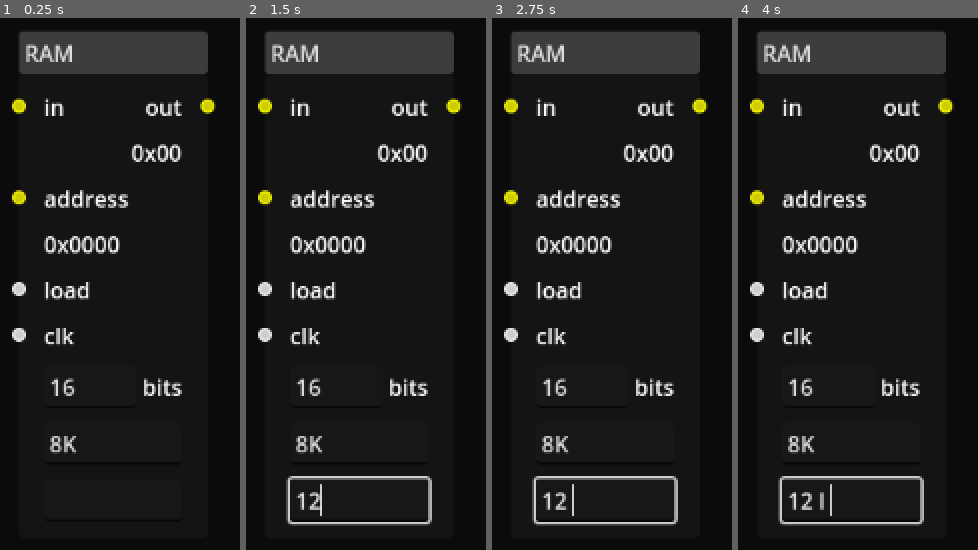
Above: before the commit, frames 1-4 (left to right).
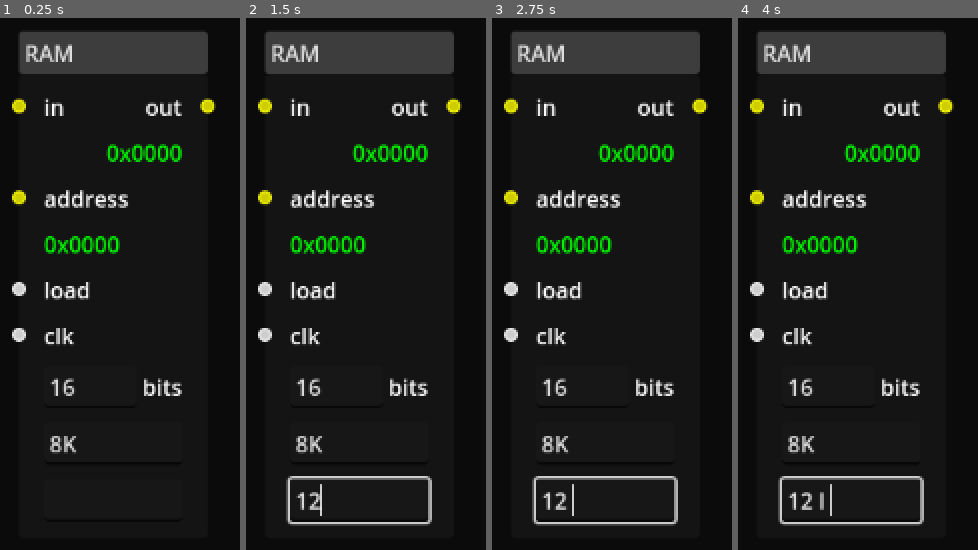
Above: after the commit, the same moments.

Repository: andrew-wilkes/logic-simulator-2
Game: Godot game, scene res://parts/RAM.tscn
The game is run twice, just before and just after one commit, with the same random seed, the same clock (stepped at 60 frames per second) and the same inputs. This scene is started directly instead of the project's main scene.
Inputs (mouse positions are in pixels of both pictures, inside the frame that each line leads up to):
- Up to frame 1 (0.25 s): no input
- Up to frame 2 (1.5 s): click (358, 502) at 0.52 s; type "12" at 0.6 s; tap Enter at 1.25 s; drag from (358, 284) to (outside the picture) at 1.27 s
- Up to frame 3 (2.75 s): tap Space at 2 s; drag from (outside the picture) to (outside the picture) at 2.02 s
- Up to frame 4 (4 s): tap Enter at 2.75 s; move the mouse to (outside the picture) at 2.77 s; tap L at 2.85 s; tap Space at 3.5 s; drag from (outside the picture) to (outside the picture) at 3.52 s

The runs differ from the first frame. In frame 1, 1.5% of the frame differs, in the area x 18-76%, y 23-45%; in frame 2, 1.5%; in frame 3, 1.5%; in frame 4, 1.5%.

Commit message:
Add turbo mode to clock

Diff:
--- a/src/classes/base_memory.gd
+++ b/src/classes/base_memory.gd
@@ -6,6 +6,7 @@
 var probes = []
 var max_value = 0
 var mem_size = 0
+var current_address := 0
 
 func update_probes():
 	for probe in probes:
--- a/src/classes/part.gd
+++ b/src/classes/part.gd
@@ -32,6 +32,7 @@
 var connections = [] # Used to store a sorted list of output connections
 var pins = {} # [port]: level / value
 var change_notification_timer: Timer
+var display_update_timer: Timer
 
 func get_dict():
 	return {
--- a/src/parts/BusDisplay.gd
+++ b/src/parts/BusDisplay.gd
@@ -4,7 +4,7 @@
 
 enum { HEX, DEC, BIN, MAP }
 
-var value = 0
+var value := 0
 
 func _init():
 	super()
@@ -15,6 +15,11 @@
 
 
 func _ready():
+	if show_display:
+		display_update_timer = Timer.new()
+		get_child(-1).add_child(display_update_timer)
+		display_update_timer.timeout.connect(update_display)
+		display_update_timer.start(0.1)
 	set_mode_text()
 	for n in data.num_digits - 1:
 		add_digit()
@@ -29,14 +34,14 @@
 func _on_mode_button_pressed():
 	data.mode = (int(data.mode) + 1) % 4
 	set_mode_text()
-	set_digits(value)
+	set_digits()
 	changed()
 
 
 func _on_add_button_pressed():
 	add_digit()
 	data.num_digits += 1
-	set_digits(value)
+	set_digits()
 	changed()
 
 
@@ -47,7 +52,7 @@
 		changed()
 		# Shrink the width of the node after the digit was removed
 		await get_tree().create_timer(0.1).timeout
-		set_digits(value)
+		set_digits()
 		size.x = 0
 
 
@@ -68,16 +73,15 @@
 		$HB.get_child(idx).material.set_shader_parameter("dp", on)
 
 
-func evaluate_bus_output_value(port, _value):
-	value = int(_value)
+func evaluate_bus_output_value(port: int, _value: int):
 	if port == 0:
-		set_digits(value)
+		value = _value
 	if port == 1:
-		data.dp_position = value
-		set_dp()
-
-
-func set_digits(n):
+		data.dp_position = _value
+
+
+func set_digits():
+	var n = value
 	# Assume that negative numbers are 16 bits
 	if n < 0:
 		n = 65536 + n
@@ -216,3 +220,8 @@
 		return codes[16 + n]
 	if n < 16:
 		return codes[23 + n]
+
+
+func update_display():
+		set_digits()
+		set_dp()
--- a/src/parts/Clock.gd
+++ b/src/parts/Clock.gd
@@ -7,10 +7,20 @@
 var race_counter_reset_counter: = 0
 var cycles := 0
 var cycle_limit := 0
+var turbo_off = true
 
 func _init():
 	category = UTILITY
 	order = 88
+
+
+func _ready():
+	super()
+	if show_display:
+		display_update_timer = Timer.new()
+		get_child(-1).add_child(display_update_timer)
+		display_update_timer.timeout.connect(update_cycle_count)
+		display_update_timer.start(0.1)
 
 
 func _on_rate_value_changed(value):
@@ -67,8 +77,7 @@
 
 
 func update_cycle_count():
-	if cycles > 0:
-		%CycleCount.text = str(cycles)
+	%CycleCount.text = str(cycles)
 
 
 func update_clock_output(level):
@@ -97,9 +106,28 @@
 
 func reset_cycle_count():
 	cycles = 0
-	%CycleCount.text = str(0)
 
 
 func _on_cycle_limit_value_changed(value):
 	cycle_limit = int(value)
 	reset_cycle_count()
+
+
+func _on_turbo_button_toggled(toggled_on):
+	if toggled_on:
+		turbo_off = false
+		controller.thread.start(fast_clock, Thread.PRIORITY_NORMAL)
+	else:
+		turbo_off = true
+		controller.thread.wait_to_finish()
+
+
+func fast_clock():
+	var level = true
+	while not turbo_off:
+		controller.reset_race_counters()
+		controller.output_level_changed_handler(self, OUT, level)
+		level = !level
+		controller.reset_race_counters()
+		controller.output_level_changed_handler(self, 2, level)
+		cycles += 1
--- a/src/parts/Clock.tscn
+++ b/src/parts/Clock.tscn
@@ -97,8 +97,17 @@
 layout_mode = 2
 text = "reset"
 
-[node name="Label2" type="Label" parent="."]
+[node name="HB3" type="HBoxContainer" parent="."]
 layout_mode = 2
+
+[node name="TurboButton" type="Button" parent="HB3"]
+layout_mode = 2
+toggle_mode = true
+text = "Turbo"
+
+[node name="Label2" type="Label" parent="HB3"]
+layout_mode = 2
+size_flags_horizontal = 3
 text = "inv"
 horizontal_alignment = 2
 
@@ -150,6 +159,7 @@
 [connection signal="button_down" from="HB2/ResetButton" to="." method="_on_reset_button_button_down"]
 [connection signal="button_up" from="HB2/ResetButton" to="." method="_on_reset_button_button_up"]
 [connection signal="toggled" from="HB2/ResetButton" to="." method="_on_reset_button_toggled"]
+[connection signal="toggled" from="HB3/TurboButton" to="." method="_on_turbo_button_toggled"]
 [connection signal="value_changed" from="Rate" to="." method="_on_rate_value_changed"]
 [connection signal="pressed" from="VB/HB/ResetCycleCount" to="." method="_on_reset_cycle_count_pressed"]
 [connection signal="value_changed" from="VB/CycleLimit" to="." method="_on_cycle_limit_value_changed"]
--- a/src/parts/Display.gd
+++ b/src/parts/Display.gd
@@ -1,6 +1,9 @@
 class_name Display
 
 extends Part
+
+var ports = [ false, false, false, false, false, false, false, false ]
+var previous_ports
 
 func _init():
 	order = 80
@@ -14,12 +17,26 @@
 
 func _ready():
 	super()
+	if show_display:
+		display_update_timer = Timer.new()
+		get_child(-1).add_child(display_update_timer)
+		display_update_timer.timeout.connect(update_segments)
+		display_update_timer.start()
+	previous_ports = ports.duplicate()
 	set_color(data.color_index)
 	%Hue.set_value_no_signal(data.color_index)
 
 
 func evaluate_output_level(port, level):
-	%Segments.material.set_shader_parameter(["a","b","c","d","e","f","g","dp"][port], level)
+	ports[port] = level
+
+
+func update_segments():
+	var idx = 0
+	for level in ports:
+		if previous_ports[idx] != level:
+			%Segments.material.set_shader_parameter(["a","b","c","d","e","f","g","dp"][idx], level)
+	previous_ports = ports.duplicate()
 
 
 func _on_hue_value_changed(value):
--- a/src/parts/IO.gd
+++ b/src/parts/IO.gd
@@ -28,6 +28,11 @@
 
 func _ready():
 	super()
+	if show_display:
+		display_update_timer = Timer.new()
+		get_child(-1).add_child(display_update_timer)
+		display_update_timer.timeout.connect(update_display)
+		display_update_timer.start(0.1)
 	if get_parent().name == "root":
 		test_set_pins() # Done visually when running the scene.
 
@@ -118,8 +123,6 @@
 	# A speed optimization could be to not call this unless there are wire connections.
 	if update_levels:
 		update_output_levels_from_value(value)
-	if show_display:
-		$Value.display_value(value, true, true)
 	current_value = value
 
 
@@ -144,3 +147,7 @@
 	pins = { [RIGHT, OUT]: 0 }
 	for n in data.num_wires:
 		pins[[RIGHT, n + 1]] = false
+
+
+func update_display():
+	$Value.display_value(current_value, true, true)
--- a/src/parts/MemoryProbe.gd
+++ b/src/parts/MemoryProbe.gd
@@ -4,6 +4,7 @@
 
 # This needs to be set when connecting to this part
 var memory: Part
+var current_value = 0
 
 func _init():
 	category = UTILITY
@@ -13,6 +14,11 @@
 
 func _ready():
 	super()
+	if show_display:
+		display_update_timer = Timer.new()
+		get_child(-1).add_child(display_update_timer)
+		display_update_timer.timeout.connect(display_data)
+		display_update_timer.start(0.1)
 	%Address.display_value(data.address, false, false)
 
 
@@ -31,14 +37,12 @@
 
 # Called from Memory part when the values change
 func update_data():
-	var value = fetch_data()
-	if show_display:
-		display_data(value)
-	update_output_value(OUT, value)
+	current_value = fetch_data()
+	update_output_value(OUT, current_value)
 
 
-func display_data(value):
-	%Data.text = get_display_hex_value(value)
+func display_data():
+	%Data.text = get_display_hex_value(current_value)
 
 
 func _on_address_value_changed(value):
--- a/src/parts/PC.gd
+++ b/src/parts/PC.gd
@@ -15,6 +15,10 @@
 	super()
 	if show_display:
 		%Bits.text = str(data.bits)
+		display_update_timer = Timer.new()
+		get_child(-1).add_child(display_update_timer)
+		display_update_timer.timeout.connect(update_display)
+		display_update_timer.start(0.1)
 	reset()
 
 
@@ -47,8 +51,6 @@
 func reset():
 	super()
 	value = 0
-	if show_display:
-		$Value.text = get_display_hex_value(value)
 
 
 func setup_instance():
@@ -66,5 +68,7 @@
 	# Stop memory address from being exceeded
 	if value >= wrap_value:
 		value = wrapi(value, 0, wrap_value)
-	if show_display:
-		$Value.text = get_display_hex_value(value)
+
+
+func update_display():
+	$Value.text = get_display_hex_value(value)
--- a/src/parts/RAM.gd
+++ b/src/parts/RAM.gd
@@ -11,6 +11,11 @@
 
 func _ready():
 	super()
+	if show_display:
+		display_update_timer = Timer.new()
+		get_child(-1).add_child(display_update_timer)
+		display_update_timer.timeout.connect(update_display)
+		display_update_timer.start(0.1)
 	set_max_value()
 	update()
 
@@ -33,16 +38,15 @@
 
 func evaluate_output_level(port, level):
 	if port == 3: # clk edge
-		var address = get_address()
+		current_address = get_address()
 		if level:
 			var ld = pins.get([LEFT, 2], false)
 			if ld:
 				var value = pins.get([LEFT, 0], 0)
-				update_value(value, address)
+				update_value(value, current_address)
 				update_probes()
 		else:
-			show_data(values[address])
-			update_output_value(OUT, values[address])
+			update_output_value(OUT, values[current_address])
 
 
 func get_address():
@@ -55,19 +59,8 @@
 
 func evaluate_bus_output_value(port, value: int):
 	if port == 1: # Change of address
-		show_address(value % mem_size)
-		show_data(values[value % mem_size])
-		update_output_value(OUT, values[value % mem_size])
-
-
-func show_data(value):
-	if show_display:
-		%Data.text = get_display_hex_value(value)
-
-
-func show_address(address: int):
-	if show_display:
-		%Address.text = get_display_hex_value(address)
+		current_address = value % mem_size
+		update_output_value(OUT, values[current_address])
 
 
 func reset():
@@ -77,7 +70,6 @@
 
 func erase():
 	values.fill(0)
-	show_data(0)
 	update_output_value(OUT, 0)
 	update_probes()
 
@@ -86,5 +78,8 @@
 	values[address] = value
 	if address == get_address():
 		update_output_value(OUT, value)
-		show_address(address)
-		show_data(value)
+
+
+func update_display():
+	%Address.text = get_display_hex_value(current_address)
+	%Data.text = get_display_hex_value(values[current_address])
--- a/src/parts/RAM.tscn
+++ b/src/parts/RAM.tscn
@@ -112,6 +112,7 @@
 layout_mode = 2
 tooltip_text = "Data"
 mouse_filter = 1
+theme_override_colors/font_color = Color(0, 1, 0, 1)
 text = "0x00"
 horizontal_alignment = 2
 
@@ -124,6 +125,7 @@
 layout_mode = 2
 tooltip_text = "Address"
 mouse_filter = 1
+theme_override_colors/font_color = Color(0, 1, 0, 1)
 text = "0x0000"
 
 [node name="L2" type="Label" parent="."]
--- a/src/parts/ROM.gd
+++ b/src/parts/ROM.gd
@@ -2,7 +2,7 @@
 
 extends BaseMemory
 
-var old_address = 0
+var old_address := 0
 
 func _init():
 	order = 2
@@ -16,6 +16,11 @@
 	super()
 	%Bits.text = str(data.bits)
 	$Size.text = data.size
+	if show_display:
+		display_update_timer = Timer.new()
+		get_child(-1).add_child(display_update_timer)
+		display_update_timer.timeout.connect(update_display)
+		display_update_timer.start(0.1)
 
 
 func setup_instance():
@@ -32,11 +37,8 @@
 
 
 func set_output_data():
-	var address = pins.get([LEFT, 0], 0) % mem_size
-	if show_display:
-		%Address.text = get_display_hex_value(address)
-		%Data.text = get_display_hex_value(values[address])
-	update_output_value(OUT, values[address])
+	current_address = pins.get([LEFT, 0], 0) % mem_size
+	update_output_value(OUT, values[current_address])
 
 
 func open_file():
@@ -75,3 +77,8 @@
 	update_probes()
 	if signal_changed:
 		changed()
+
+
+func update_display():
+	%Address.text = get_display_hex_value(current_address)
+	%Data.text = get_display_hex_value(values[current_address])
--- a/src/parts/ROM.tscn
+++ b/src/parts/ROM.tscn
@@ -78,18 +78,18 @@
 
 [node name="Address" type="Label" parent="HB3"]
 unique_name_in_owner = true
-modulate = Color(0, 1, 0, 1)
 layout_mode = 2
 tooltip_text = "Address"
 mouse_filter = 1
+theme_override_colors/font_color = Color(0, 1, 0, 1)
 text = "0x0000"
 
 [node name="Data" type="Label" parent="HB3"]
 unique_name_in_owner = true
-modulate = Color(0, 1, 0, 1)
 layout_mode = 2
 tooltip_text = "Data"
 mouse_filter = 1
+theme_override_colors/font_color = Color(0, 1, 0, 1)
 text = "0x00"
 horizontal_alignment = 2
 
--- a/src/parts/Register.gd
+++ b/src/parts/Register.gd
@@ -7,6 +7,15 @@
 func _init():
 	order = 80
 	category = SYNC
+
+
+func _ready():
+	super()
+	if show_display:
+		display_update_timer = Timer.new()
+		get_child(-1).add_child(display_update_timer)
+		display_update_timer.timeout.connect(update_display)
+		display_update_timer.start(0.1)
 
 
 func evaluate_output_level(port, level):
@@ -30,5 +39,7 @@
 func reset():
 	super()
 	value = 0
-	if show_display:
-		$Value.text = get_display_hex_value(value)
+
+
+func update_display():
+	$Value.text = get_display_hex_value(value)
--- a/src/parts/Screen.gd
+++ b/src/parts/Screen.gd
@@ -54,8 +54,6 @@
 				if new_val & 1 else data.screen_color)
 		old_val /= 2
 		new_val /= 2
-	texture.update(pixels)
-	update_probes()
 
 
 func set_value(address, value):
@@ -73,3 +71,9 @@
 	super()
 	pixels.fill(data.screen_color)
 	texture.update(pixels)
+
+
+func update_display():
+	super()
+	texture.update(pixels)
+	update_probes()
--- a/src/scenes/schematic.gd
+++ b/src/scenes/schematic.gd
@@ -15,6 +15,7 @@
 var part_initial_offset_delta = Vector2.ZERO
 var parent_file = ""
 var tester
+var running_tests = false
 var test_output_line = 0
 var compare_lines = []
 var test_state = G.TEST_STATUS.STEPPABLE
@@ -25,9 +26,12 @@
 var frame_count = 0
 var a_part_was_deleted = false
 var loaded_parts = {}
+var level_indications_to_update = {}
+var mutex: Mutex
+var thread: Thread
+var part_references = {}
 
 func _ready():
-	set_process(false)
 	circuit = Circuit.new()
 	node_deselected.connect(deselect_part)
 	node_selected.connect(select_part)
@@ -36,6 +40,8 @@
 	disconnection_request.connect(disconnect_wire)
 	duplicate_nodes_request.connect(duplicate_selected_parts)
 	G.test_runner = $C/TestRunner
+	mutex = Mutex.new()
+	thread = Thread.new()
 
 
 func _unhandled_key_input(event):
@@ -66,7 +72,7 @@
 					var level = from.pins.get([RIGHT, from_pin], false)
 					node.update_input_level(to_pin, level)
 					if G.settings.indicate_to_levels:
-						node.indicate_level(LEFT, to_pin, level)
+						add_level_to_update(node, LEFT, to_pin, level)
 				else:
 					node.update_bus_input_value(to_pin, from.pins.get([RIGHT, from_pin], 0))
 				break
@@ -427,31 +433,41 @@
 
 func output_level_changed_handler(part, port, level):
 	if G.settings.indicate_from_levels:
-		part.indicate_level(RIGHT, port, level)
+		add_level_to_update(part, RIGHT, port, level)
 	for con in part.connections:
 		if con.from_node == part.name and con.from_port == port:
-			var node = get_node(NodePath(con.to_node))
-			node.update_input_level(con.to_port, level)
-			if G.settings.indicate_to_levels:
-				node.indicate_level(LEFT, con.to_port, level)
+			var node = part_references.get(con.to_node)
+			if node:
+				node.update_input_level(con.to_port, level)
+				if G.settings.indicate_to_levels:
+					add_level_to_update(node, LEFT, con.to_port, level)
 
 
 func bus_value_changed_handler(part, port, value):
 	for con in part.connections:
 		if con.from_node == part.name and con.from_port == port:
-			get_node(NodePath(con.to_node)).update_bus_input_value(con.to_port, value)
+			var node = part_references.get(con.to_node)
+			if node:
+				node.update_bus_input_value(con.to_port, value)
 
 
 func unstable_handler(part, port):
 	G.warn_user("Unstable input to %s on %s pin: %d" % [part.name, "left", port])
 
 
+func update_part_references():
+	part_references.clear()
+	for node in get_children():
+		if node is Part:
+			part_references[node.name] = node
+
+
 func reset_race_counters():
-	for node in get_children():
-		if node is Part:
-			node.reset_race_counter()
-			if node is Block:
-				node.reset_block_race_counters()
+	for node_name in part_references:
+		var node = part_references[node_name]
+		node.reset_race_counter()
+		if node is Block:
+			node.reset_block_race_counters()
 
 
 func set_pin_colors(to_part, color):
@@ -486,6 +502,21 @@
 			from_node.set_slot_color_right(slot, color)
 			slot = io_part.get_input_port_slot(con.to_port)
 			io_part.set_slot_color_left(slot, color)
+
+
+func add_level_to_update(part, side, pin, level):
+	mutex.lock()
+	level_indications_to_update[[part, side, pin]] = level
+	mutex.unlock()
+
+
+func apply_level_indications():
+	mutex.lock()
+	var levels = level_indications_to_update.duplicate()
+	level_indications_to_update.clear()
+	mutex.unlock()
+	for level in levels:
+		level[0].indicate_level(level[1], level[2], levels[level])
 
 
 func number_parts():
@@ -614,6 +645,7 @@
 func circuit_changed(emit = true):
 	if emit:
 		emit_signal("changed")
+	update_part_references()
 	# Update Memory links
 	var probes = {}
 	var memories = {}
@@ -709,6 +741,7 @@
 func _on_test_runner_step():
 	if test_state == G.TEST_STATUS.STEPPABLE:
 		G.test_runner.set_button_status(test_state)
+		update_part_references()
 		run_test()
 
 
@@ -717,14 +750,14 @@
 		test_state = G.TEST_STATUS.PLAYING
 		G.test_runner.set_button_status(test_state)
 		start_time = Time.get_ticks_msec()
-		set_process(true)
+		running_tests = true
 
 
 func _on_test_runner_stop():
 	if test_state != G.TEST_STATUS.DONE:
 		test_state = G.TEST_STATUS.STEPPABLE
 		G.test_runner.set_button_status(test_state)
-		set_process(false)
+		running_tests = false
 
 
 func run_test():
@@ -734,7 +767,7 @@
 		if a_part_was_deleted:
 			# A deleted part will cause a crash so abort the tests
 			test_state = G.TEST_STATUS.DONE
-			set_process(false)
+			running_tests = false
 			G.test_runner.hide()
 			break
 		if tester.test_step == tester.tasks.size():
@@ -743,7 +776,7 @@
 			G.test_runner.text_area.add_text("DONE")
 			test_state = G.TEST_STATUS.DONE
 			G.test_runner.set_button_status(test_state)
-			set_process(false)
+			running_tests = false
 			break
 		reset_race_counters()
 		var task
@@ -776,10 +809,12 @@
 
 
 func _process(delta):
-	frame_count -= 1
-	if frame_count < 0 and test_state == G.TEST_STATUS.PLAYING and not busy:
-		run_test()
-		frame_count = G.settings.tester_speed / delta / 60.0
+	if running_tests:
+		frame_count -= 1
+		if frame_count < 0 and test_state == G.TEST_STATUS.PLAYING and not busy:
+			run_test()
+			frame_count = G.settings.tester_speed / delta / 60.0
+	apply_level_indications()
 
 
 func add_compared_string(out, comp, text_area: RichTextLabel):
